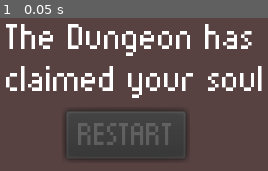
Above: before the commit, frame 1.
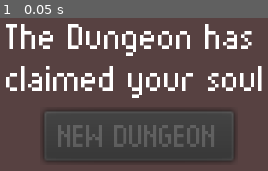
Above: after the commit, the same moment.

Repository: Indieology/Roguelike2D
Game: Godot game, scene res://UI/DeathScreen.tscn
Two runs of this game, one before a commit and one after it. Both use one fixed random seed, a clock stepped at 60 frames per second and the inputs below. This scene is started directly instead of the project's main scene.
Inputs:
- Up to frame 1 (0.05 s): no input

The runs differ from the first frame. In frame 1, 7.8% of the frame differs, in the area x 16-88%, y 60-95%.

Commit message:
Death Screen and Pause Menu

Diff:
--- a/Characters/Player/Player.gd
+++ b/Characters/Player/Player.gd
@@ -7,6 +7,7 @@
 onready var sword_sound: AudioStreamPlayer = get_node("SwordSound")
 onready var player_hurt_sound: AudioStreamPlayer = get_node("PlayerHurtSound")
 onready var hurtbox_timer: Timer = get_node("HurtboxTimer")
+onready var pause_menu: Node2D = get_node("Camera2D/CanvasLayer/PauseMenu")
 
 
 func _process(_delta: float) -> void:
@@ -46,6 +47,9 @@
 		elif charge_particles.emitting:
 			sword_animation_player.play("circular_attack")
 
+	if Input.is_action_pressed("pause_menu"):
+		pause_menu.set_visible(true)
+		get_parent().get_tree().paused = true
 
 func cancel_attack() -> void:
 	sword_animation_player.play("cancel_attack")
@@ -67,3 +71,16 @@
 	hurtbox_timer.start()
 	yield(hurtbox_timer,"timeout")
 	set_collision_layer_bit(4, true)
+
+
+func _on_Resume_pressed():
+	pause_menu.set_visible(false)
+	get_parent().get_tree().paused = false
+
+func _on_NewDungeon_pressed():
+	get_parent().get_tree().paused = false
+	get_parent().get_tree().reload_current_scene()
+
+func _on_Exit_pressed():
+	get_parent().get_tree().paused = false
+	get_parent().get_tree().quit()
--- a/Characters/Player/Player.tscn
+++ b/Characters/Player/Player.tscn
@@ -12,6 +12,7 @@
 [ext_resource path="res://Shaders/HitFlashShader.gdshader" type="Shader" id=10]
 [ext_resource path="res://Music/Sounds/melee sounds/sword sound.wav" type="AudioStream" id=11]
 [ext_resource path="res://Music/Sounds/playerhurt.wav" type="AudioStream" id=12]
+[ext_resource path="res://UI/Fonts/PixelFont.tres" type="DynamicFont" id=13]
 
 [sub_resource type="AtlasTexture" id=1]
 atlas = ExtResource( 4 )
@@ -656,8 +657,6 @@
 script = ExtResource( 3 )
 
 [node name="AnimatedSprite" parent="." index="1"]
-visible = false
-modulate = Color( 1, 0.447059, 0.447059, 1 )
 frames = SubResource( 13 )
 animation = "idle"
 frame = 3
@@ -719,6 +718,54 @@
 current = true
 zoom = Vector2( 1.1, 1.1 )
 
+[node name="CanvasLayer" type="CanvasLayer" parent="Camera2D" index="0"]
+pause_mode = 2
+
+[node name="PauseMenu" type="Node2D" parent="Camera2D/CanvasLayer" index="0"]
+visible = false
+
+[node name="ColorRect" type="ColorRect" parent="Camera2D/CanvasLayer/PauseMenu" index="0"]
+margin_left = 0.347244
+margin_right = 500.347
+margin_bottom = 500.0
+color = Color( 0.643137, 0.490196, 0.447059, 0.333333 )
+__meta__ = {
+"_edit_use_anchors_": false
+}
+
+[node name="Resume" type="Button" parent="Camera2D/CanvasLayer/PauseMenu" index="1"]
+margin_left = 100.546
+margin_top = 18.4917
+margin_right = 214.546
+margin_bottom = 43.4917
+custom_fonts/font = ExtResource( 13 )
+text = "RESUME"
+__meta__ = {
+"_edit_use_anchors_": false
+}
+
+[node name="NewDungeon" type="Button" parent="Camera2D/CanvasLayer/PauseMenu" index="2"]
+margin_left = 100.546
+margin_top = 50.9255
+margin_right = 214.546
+margin_bottom = 75.9255
+custom_fonts/font = ExtResource( 13 )
+text = "NEW DUNGEON"
+__meta__ = {
+"_edit_use_anchors_": false
+}
+
+[node name="Exit" type="Button" parent="Camera2D/CanvasLayer/PauseMenu" index="3"]
+margin_left = 100.546
+margin_top = 84.1193
+margin_right = 214.546
+margin_bottom = 109.119
+custom_fonts/font = ExtResource( 13 )
+text = "QUIT"
+__meta__ = {
+"_edit_use_anchors_": false
+}
+
 [node name="SwordSound" type="AudioStreamPlayer" parent="." index="6"]
 stream = ExtResource( 11 )
 volume_db = -24.0
@@ -732,3 +779,6 @@
 one_shot = true
 
 [connection signal="area_entered" from="Sword/Node2D/Sprite/Hitbox" to="Sword/Node2D/Sprite/Hitbox" method="_on_Hitbox_area_entered"]
+[connection signal="pressed" from="Camera2D/CanvasLayer/PauseMenu/Resume" to="." method="_on_Resume_pressed"]
+[connection signal="pressed" from="Camera2D/CanvasLayer/PauseMenu/NewDungeon" to="." method="_on_NewDungeon_pressed"]
+[connection signal="pressed" from="Camera2D/CanvasLayer/PauseMenu/Exit" to="." method="_on_Exit_pressed"]
--- a/UI/DeathScreen.tscn
+++ b/UI/DeathScreen.tscn
@@ -1,12 +1,10 @@
 [gd_scene load_steps=4 format=2]
 
 [ext_resource path="res://UI/Fonts/munro.ttf" type="DynamicFontData" id=1]
+[ext_resource path="res://UI/Fonts/PixelFont.tres" type="DynamicFont" id=2]
 
 [sub_resource type="DynamicFont" id=1]
 size = 18
-font_data = ExtResource( 1 )
-
-[sub_resource type="DynamicFont" id=2]
 font_data = ExtResource( 1 )
 
 [node name="DeathScreen" type="CanvasLayer"]
@@ -31,13 +29,13 @@
 }
 
 [node name="Button" type="Button" parent="."]
-margin_left = 131.275
+margin_left = 119.775
 margin_top = 80.0
-margin_right = 188.275
-margin_bottom = 100.0
-custom_fonts/font = SubResource( 2 )
+margin_right = 214.775
+margin_bottom = 105.0
+custom_fonts/font = ExtResource( 2 )
 disabled = true
-text = "RESTART"
+text = "NEW DUNGEON"
 __meta__ = {
 "_edit_use_anchors_": false
 }
--- /dev/null
+++ b/UI/Fonts/PixelFont.tres
@@ -0,0 +1,6 @@
+[gd_resource type="DynamicFont" load_steps=2 format=2]
+
+[ext_resource path="res://UI/Fonts/munro.ttf" type="DynamicFontData" id=1]
+
+[resource]
+font_data = ExtResource( 1 )
--- a/project.godot
+++ b/project.godot
@@ -94,6 +94,11 @@
 "events": [ Object(InputEventMouseButton,"resource_local_to_scene":false,"resource_name":"","device":0,"alt":false,"shi …(212 unchanged characters)…
  ]
 }
+pause_menu={
+"deadzone": 0.5,
+"events": [ Object(InputEventKey,"resource_local_to_scene":false,"resource_name":"","device":0,"alt":false,"shift":false,"control":false,"meta":false,"command":false,"pressed":false,"scancode":16777217,"unicode":0,"echo":false,"script":null)
+ ]
+}
 
 [layer_names]
 
Not shown: 1 places in Characters/Player/Player.tscn that only renumber resources
